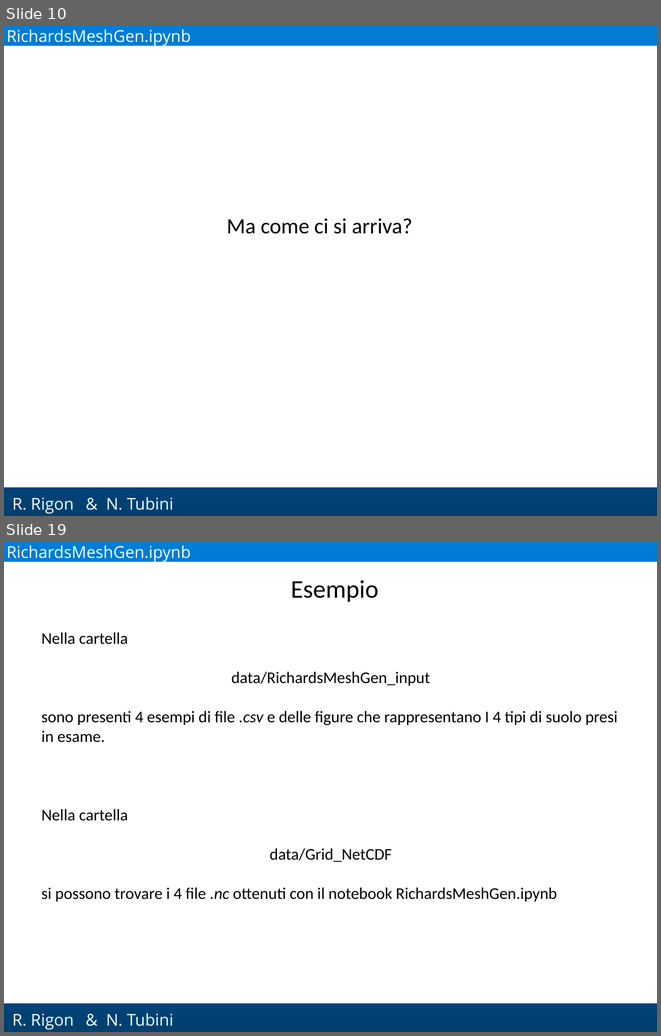
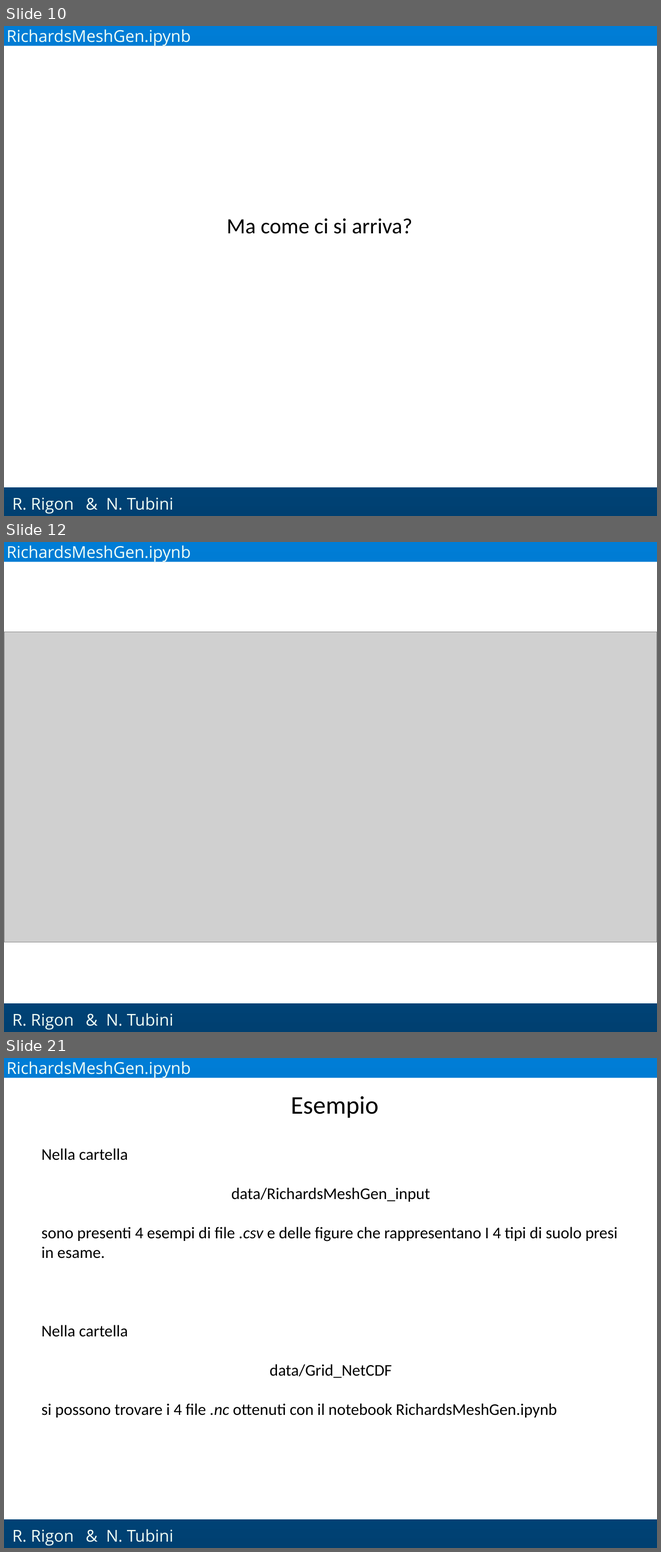
Before and after one commit to GEOframeOMSProjects/OMS_Project_Richards1D, a slide deck: Materials/Richards_English.pptx. Shown one above the other, each under a label of ours: slides 10 and 19 before the commit, slides 10, 12 and 21 after it; the slides between them are not shown. The pictures are 661x1036 and 661x1552 pixels, drawn with LibreOffice and Linux fonts; fonts in the diff are those of the drawing; grey boxes stand for pictures; background and template pictures are left out. Boxes give left, top, right and bottom in pixels: in the first picture for what was removed or moved away, otherwise in the second. Text is boxed around its words. In the diff, an @@ line names an element or a change of style, - is before the commit and + after.

```diff
--- a/Materials/Richards_English.pptx
+++ b/Materials/Richards_English.pptx
@@ slide 12 added at bbox=[4, 542, 657, 1032], background gradient #007DD6 to #004071; not listed: 2 template elements that a slide beside it also shows @@
@@ text added at bbox=[7, 545, 191, 563], 18 pt, text #F1FEF6 @@
+RichardsMeshGen.ipynb
@@ picture added at bbox=[4, 632, 657, 942] @@
@@ text added at bbox=[106, 1013, 174, 1026], 18 pt, text #F1FEF6 @@
+& N. Tubini
@@ what was slide 19 is now slide 21 @@
```
Also in this commit, not shown: 9 slides changed, 1 other slide added.
